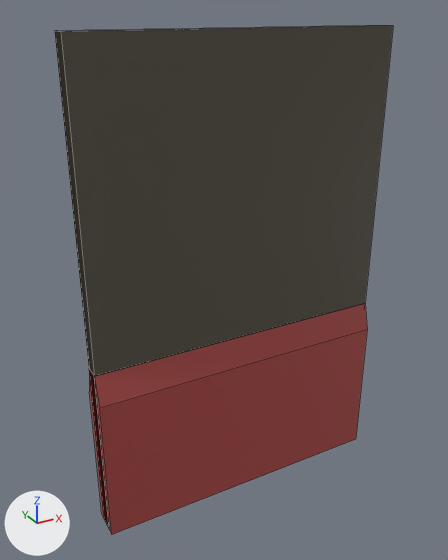
Before and after pictures for a commit that changed the Blender file Assets/Assets/Imported/Environment/wall_1.blend.
The view is the same before and after, from a 50 mm lens placed at (-3.63, -6.16, 3.2), pointed at (-0.18, 0.13, 0.06). Every picture has the same lights, and +X, +Y and +Z are marked at lower left. Mesh edges are drawn as thin lines.
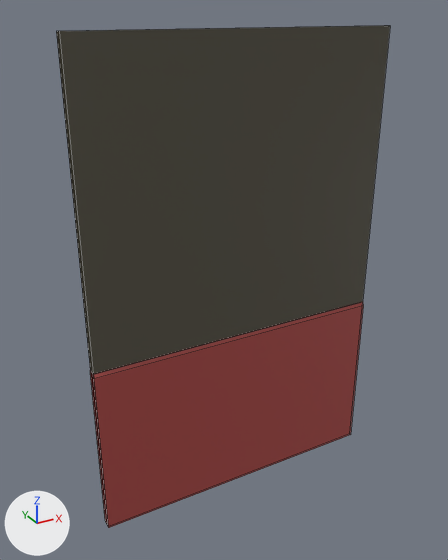
Commit message: Changed wall and ui

Pixel boxes [x1, y1, x2, y2] of what changed, in the pictures (448 x 560 px; the box of a moved part takes in the faces that stretch with it):
'Cube', reshaped, rescaled: before [55, 25, 393, 534]; after [56, 26, 390, 528]
part 1 of me_cube, moved or reshaped: before [89, 303, 367, 534]; after [90, 302, 363, 528]

Patch to the scene script:
```diff
--- a/Assets/Assets/Imported/Environment/wall_1.blend.py
+++ b/Assets/Assets/Imported/Environment/wall_1.blend.py
@@ me_cube @@
 me_cube.from_pydata(...)  # 20 vertices, 17 faces; spans x -1.0..1.0, y -1.98..1.0, z -1.0..1.0
 # used by ob_cube; location = (0.0, 0.0, 0.0); scale = (2.0, 0.1, 3.0)
-me_cube.vertices[16].co = (1.0, -1.98, -0.35)  # pixel (367, 329)
-me_cube.vertices[17].co = (1.0, -1.98, -1.0)  # pixel (355, 439)
-me_cube.vertices[18].co = (-1.0, -1.98, -1.0)  # pixel (111, 534)
-me_cube.vertices[19].co = (-1.0, -1.98, -0.35)  # pixel (99, 408)
+# me_cube part 1
+me_cube.vertices[16].co = (1.0, -1.43, -0.24)  # pixel (363, 305)
+me_cube.vertices[17].co = (1.0, -1.43, -1.0)  # pixel (350, 434)
+me_cube.vertices[18].co = (-1.0, -1.43, -1.0)  # pixel (108, 527)
+me_cube.vertices[19].co = (-1.0, -1.43, -0.24)  # pixel (94, 378)
 me_cube.materials.append(mat_material)
@@ ob_cube @@
 ob_cube.location = (0.0, 0.0, 0.0)
-ob_cube.scale = (2.0, 0.1, 3.0)
+ob_cube.scale = (2.0, 0.05, 3.0)
 _m = ob_cube.modifiers.new('Mirror', 'MIRROR')
```
